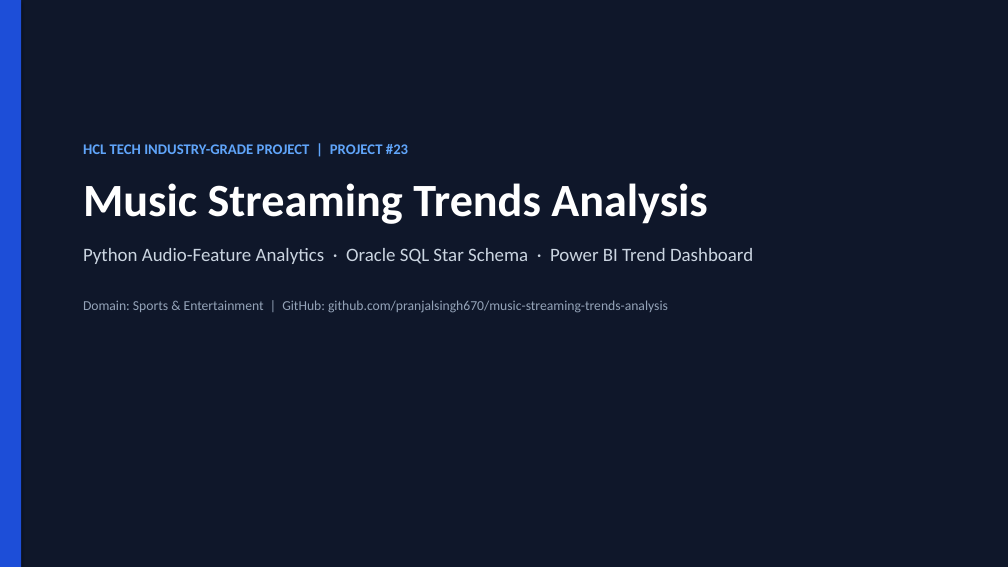
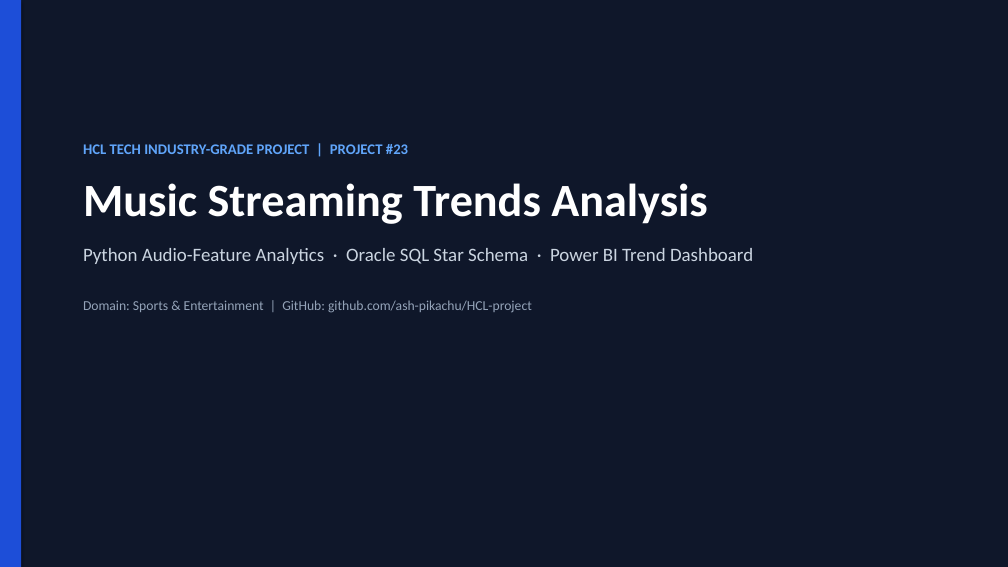
Before and after one commit to pranjalsingh670/Music_Streaming_Trends_Analysis-2500320100842-Pranjal_singh, a slide deck: slide 1 of Music_Streaming_Trends_Analysis.pptx. Drawn at 1008x567 pixels with LibreOffice and Linux fonts; fonts in the diff are those of the drawing. Boxes give left, top, right and bottom in pixels: in the first picture for what was removed or moved away, otherwise in the second. Text is boxed around its words. In the diff, an @@ line names an element or a change of style, - is before the commit and + after.

```diff
--- a/Music_Streaming_Trends_Analysis.pptx
+++ b/Music_Streaming_Trends_Analysis.pptx
@@ text at [83, 300, 532, 313]: text changed @@
-Domain: Sports & Entertainment | GitHub: github.com/pranjalsingh670/music-streaming-trends-analysis
+Domain: Sports & Entertainment | GitHub: github.com/ash-pikachu/HCL-project
```
Also in this commit, not shown: 2 other files.
